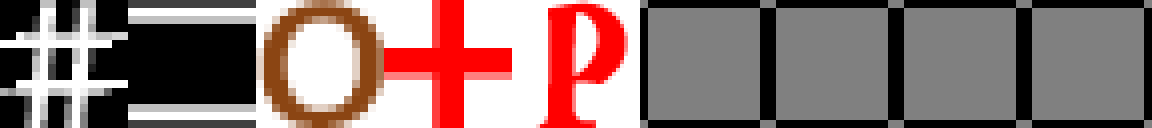
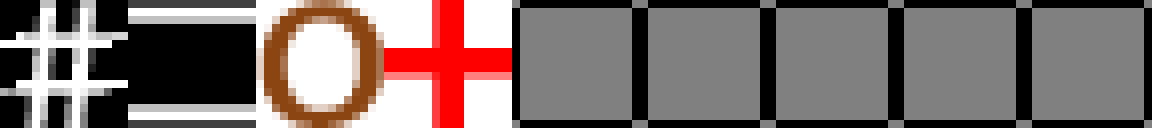
Two versions of the same layered image (1152×128). Layer-by-layer changes:
removed layer "P" over [536, 0, 628, 128]
added layer "Layer 1" above "filler" over [512, 0, 640, 128]
